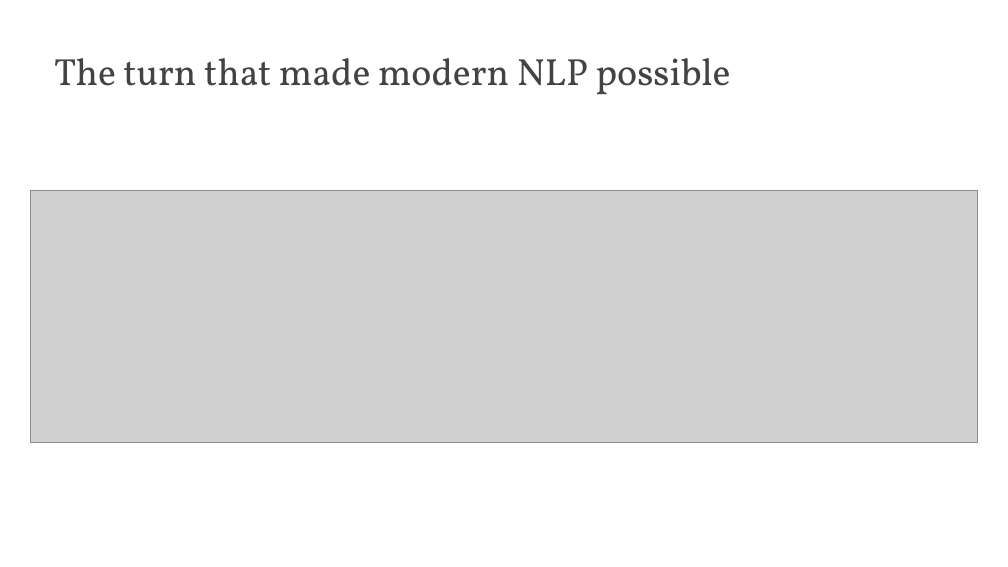
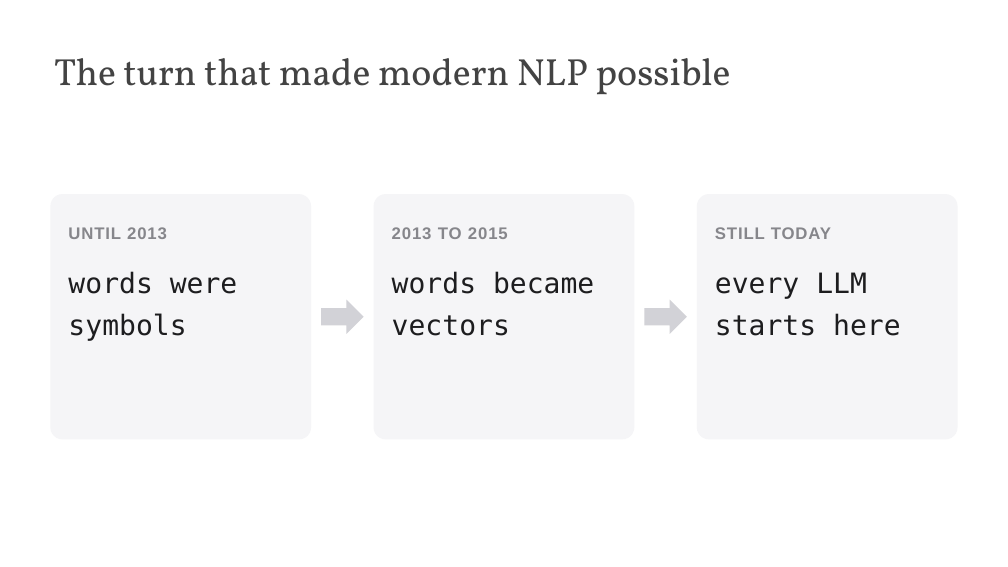
Before and after one commit to edavalosanaya/CSCI3495_NLP_LLMs_Student, a slide deck: slide 11 of weeks/week-05/class-02/lecture/slides.pptx. Drawn at 1008x567 pixels with LibreOffice and Linux fonts; fonts in the diff are those of the drawing; grey boxes stand for pictures; background and template pictures are left out. Boxes give left, top, right and bottom in pixels: in the first picture for what was removed or moved away, otherwise in the second. Text is boxed around its words. In the diff, an @@ line names an element or a change of style, - is before the commit and + after.

```diff
--- a/weeks/week-05/class-02/lecture/slides.pptx
+++ b/weeks/week-05/class-02/lecture/slides.pptx
@@ picture removed at box(30, 191, 978, 443) @@
@@ rounded rectangle added at box(50, 195, 311, 439), fill #F5F5F7 @@
@@ rounded rectangle added at box(374, 195, 635, 439), fill #F5F5F7 @@
@@ rounded rectangle added at box(697, 195, 958, 439), fill #F5F5F7 @@
@@ text added at box(68, 227, 238, 341), 20 pt, text #1D1D1F @@
+UNTIL 2013
+words were symbols
@@ text added at box(392, 227, 594, 336), 20 pt, text #1D1D1F @@
+2013 TO 2015
+words became vectors
@@ text added at box(715, 227, 901, 336), 20 pt, text #1D1D1F @@
+STILL TODAY
+every LLM starts here
@@ right arrow added at box(322, 299, 364, 334), fill #D2D2D7 @@
@@ right arrow added at box(644, 299, 686, 334), fill #D2D2D7 @@
```
Also in this commit, not shown: 5 other slides changed, 1 other file.
